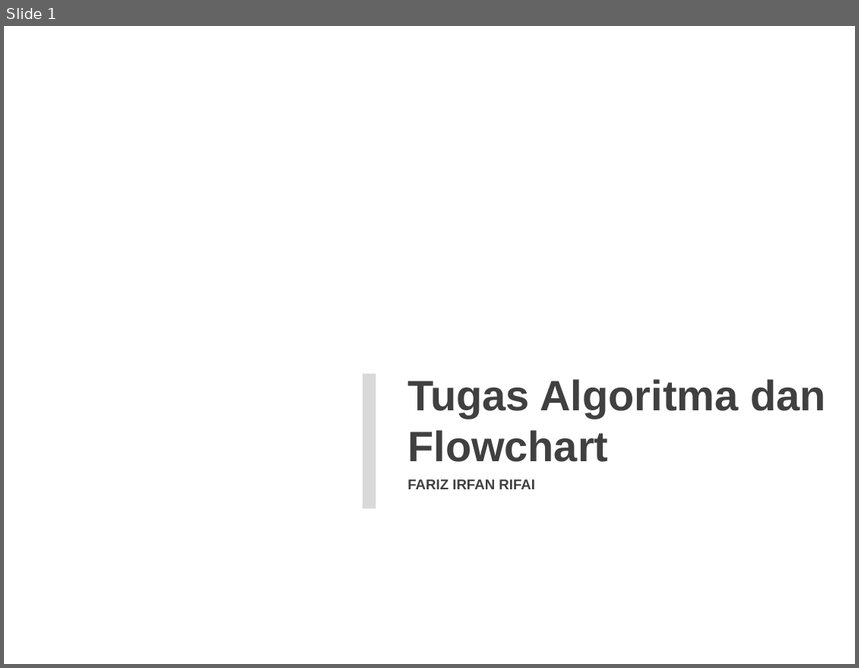
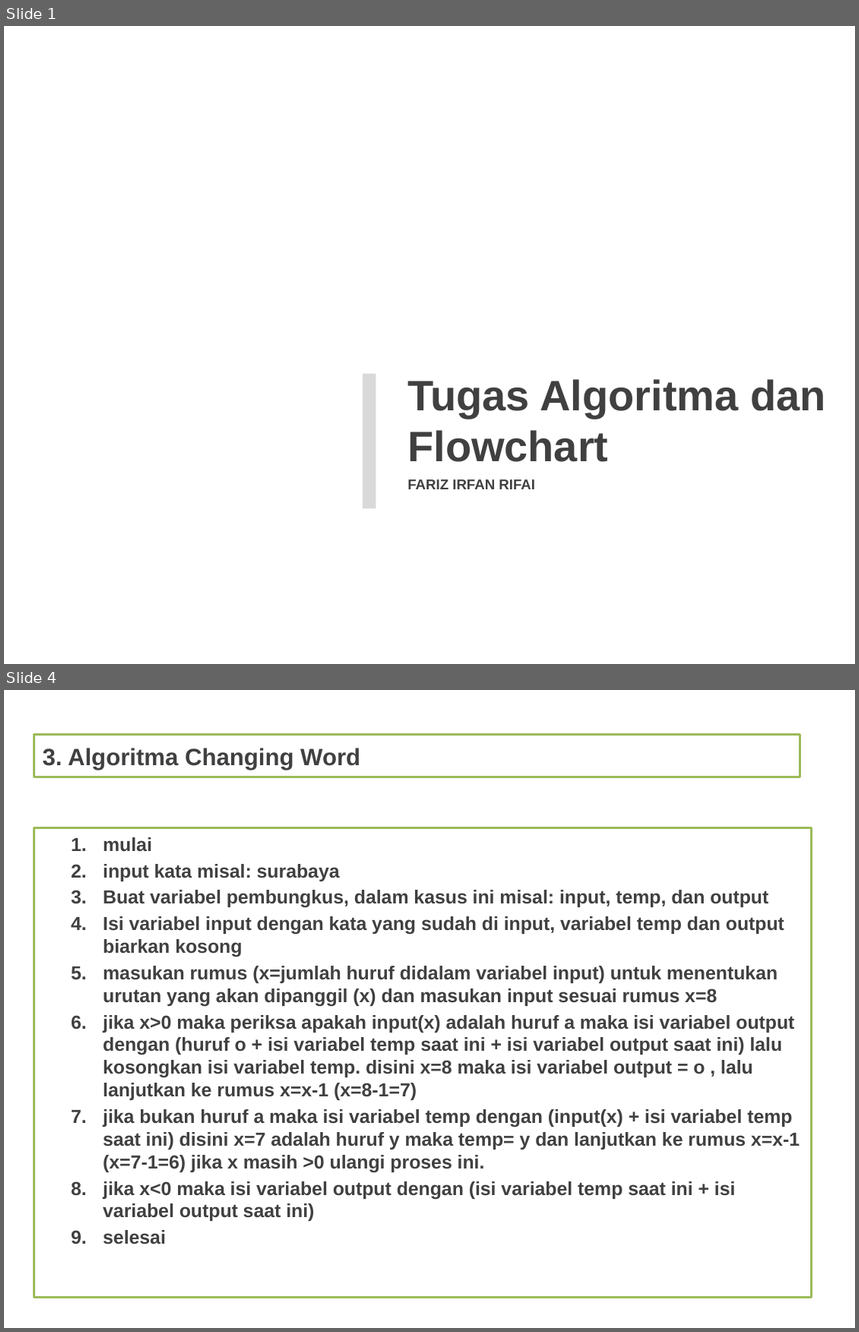
Before and after one commit to farizian/week6, a slide deck: tugas1/Tugas_algoritma_dan_flowchart.pptx. Shown one above the other, each under a label of ours: slide 1 before the commit, slides 1 and 4 after it; the slides between them are not shown. The pictures are 859x668 and 859x1332 pixels, drawn with LibreOffice and Linux fonts; fonts in the diff are those of the drawing; background and template pictures are left out. Boxes give left, top, right and bottom in pixels: in the first picture for what was removed or moved away, otherwise in the second. Text is boxed around its words. In the diff, an @@ line names an element or a change of style, - is before the commit and + after.

```diff
--- a/tugas1/Tugas_algoritma_dan_flowchart.pptx
+++ b/tugas1/Tugas_algoritma_dan_flowchart.pptx
@@ slide 4 added at bbox=[4, 690, 855, 1328], background picture (left out) @@
@@ text added at bbox=[34, 734, 800, 777], fill #FFFFFF, outline #9BBB59 2 pt, 20 pt, text #404040, bold @@
+3. Algoritma Changing Word
@@ text added at bbox=[34, 828, 811, 1297], fill #FFFFFF, outline #9BBB59 2 pt, 16 pt, text #404040, bold @@
+1. mulai
+2. input kata misal: surabaya
+3. Buat variabel pembungkus, dalam kasus ini misal: input, temp, dan output
+4. Isi variabel input dengan kata yang sudah di input, variabel temp dan output biarkan kosong
+5. masukan rumus (x=jumlah huruf didalam variabel input) untuk menentukan urutan yang akan dipanggil (x) dan masukan input sesuai rumus x=8
+6. jika x>0 maka periksa apakah input(x) adalah huruf a maka isi variabel output dengan (huruf o + isi variabel temp saat ini + isi variabel output saat ini) lalu kosongkan isi variabel temp. disini x=8 maka isi variabel output = o , lalu lanjutkan ke rumus x=x-1 (x=8-1=7)
+7. jika bukan huruf a maka isi variabel temp dengan (input(x) + isi variabel temp saat ini) disini x=7 adalah huruf y maka temp= y dan lanjutkan ke rumus x=x-1 (x=7-1=6) jika x masih >0 ulangi proses ini.
+8. jika x<0 maka isi variabel output dengan (isi variabel temp saat ini + isi variabel output saat ini)
+9. selesai
```
Also in this commit, not shown: 4 slides changed, 1 other slide added, 7 other files.
